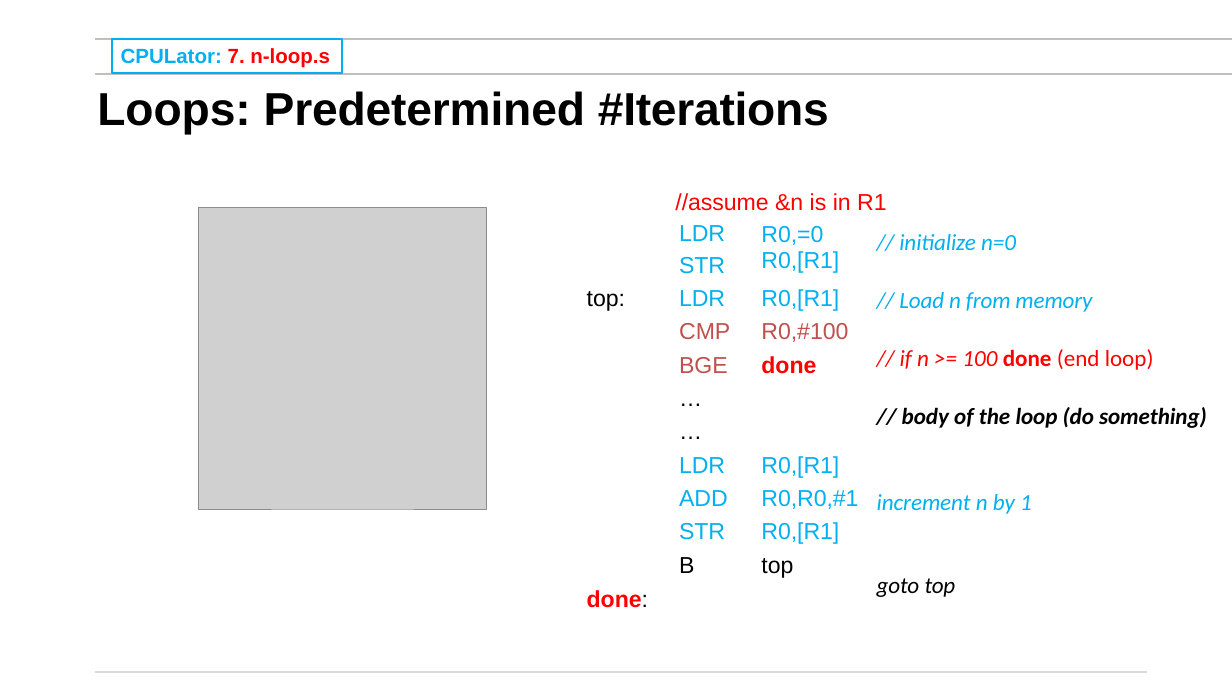
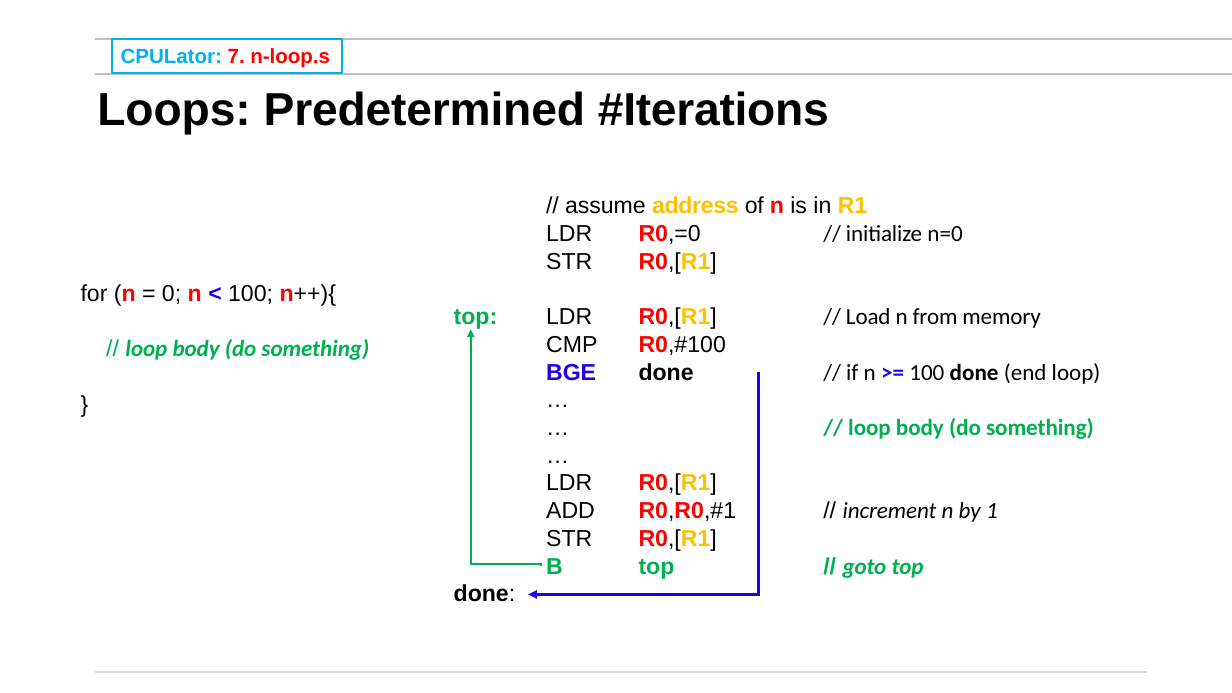
Before and after one commit to mikegrace2/CSEN20-Fall2026-Course-Website, a slide deck: slide 39 of Week05_MakindDecisionsAndWritingLoops/Ch06_MakingDecisions_WritingLoops_V4.pptx (slide 46 before the commit). Drawn at 1232x693 pixels with LibreOffice and Linux fonts; fonts in the diff are those of the drawing; grey boxes stand for pictures; background and template pictures are left out. Boxes give left, top, right and bottom in pixels: in the first picture for what was removed or moved away, otherwise in the second. Text is boxed around its words. In the diff, an @@ line names an element or a change of style, - is before the commit and + after.

```diff
--- a/Week05_MakindDecisionsAndWritingLoops/Ch06_MakingDecisions_WritingLoops_V4.pptx
+++ b/Week05_MakindDecisionsAndWritingLoops/Ch06_MakingDecisions_WritingLoops_V4.pptx
@@ picture removed at [198, 208, 487, 509] @@
@@ text at [454, 196, 1101, 578]: text changed; font Calibri to Arial; text colour #00B0F0 to #000000; italic off @@
-// initialize n=0
-// Load n from memory
-// if n >= 100 done (end loop)
-// body of the loop (do something)
-increment n by 1
-goto top
+// assume address of n is in R1
+LDR R0,=0 // initialize n=0
+STR R0,[R1]
+top: LDR R0,[R1] // Load n from memory
+CMP R0,#100
+BGE done // if n >= 100 done (end loop)
+…
+… // loop body (do something)
+…
+LDR R0,[R1]
+ADD R0,R0,#1 // increment n by 1
+STR R0,[R1]
+B top // goto top
+done:
@@ text removed at [675, 193, 886, 211] @@
-//assume &n is in R1
@@ table removed at [584, 221, 860, 614], 11 rows, 3 columns @@
- | LDR / STR | R0,=0 / R0,[R1]
-top: | LDR | R0,[R1]
- | CMP | R0,#100
- | BGE | done
- | … | 
- | … | 
- | LDR | R0,[R1]
- | ADD | R0,R0,#1
- | STR | R0,[R1]
- | B | top
-done: |  | 
@@ text added at [81, 284, 369, 360], 18 pt, text #00B050, bold @@
+for (n = 0; n < 100; n++){
+// loop body (do something)
+}
@@ elbow arrow added from (542, 566) to (470, 330), #00B050 1.5 pt @@
@@ elbow arrow added from (757, 374) to (529, 594), #1E02EE 2.25 pt @@
```
Also in this commit, not shown: 18 other slides changed.
